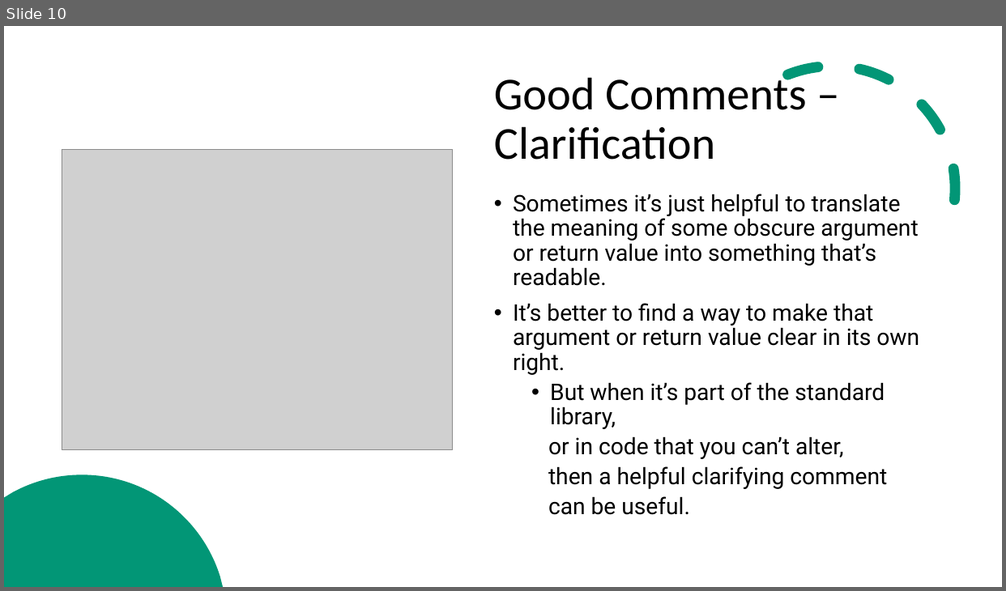
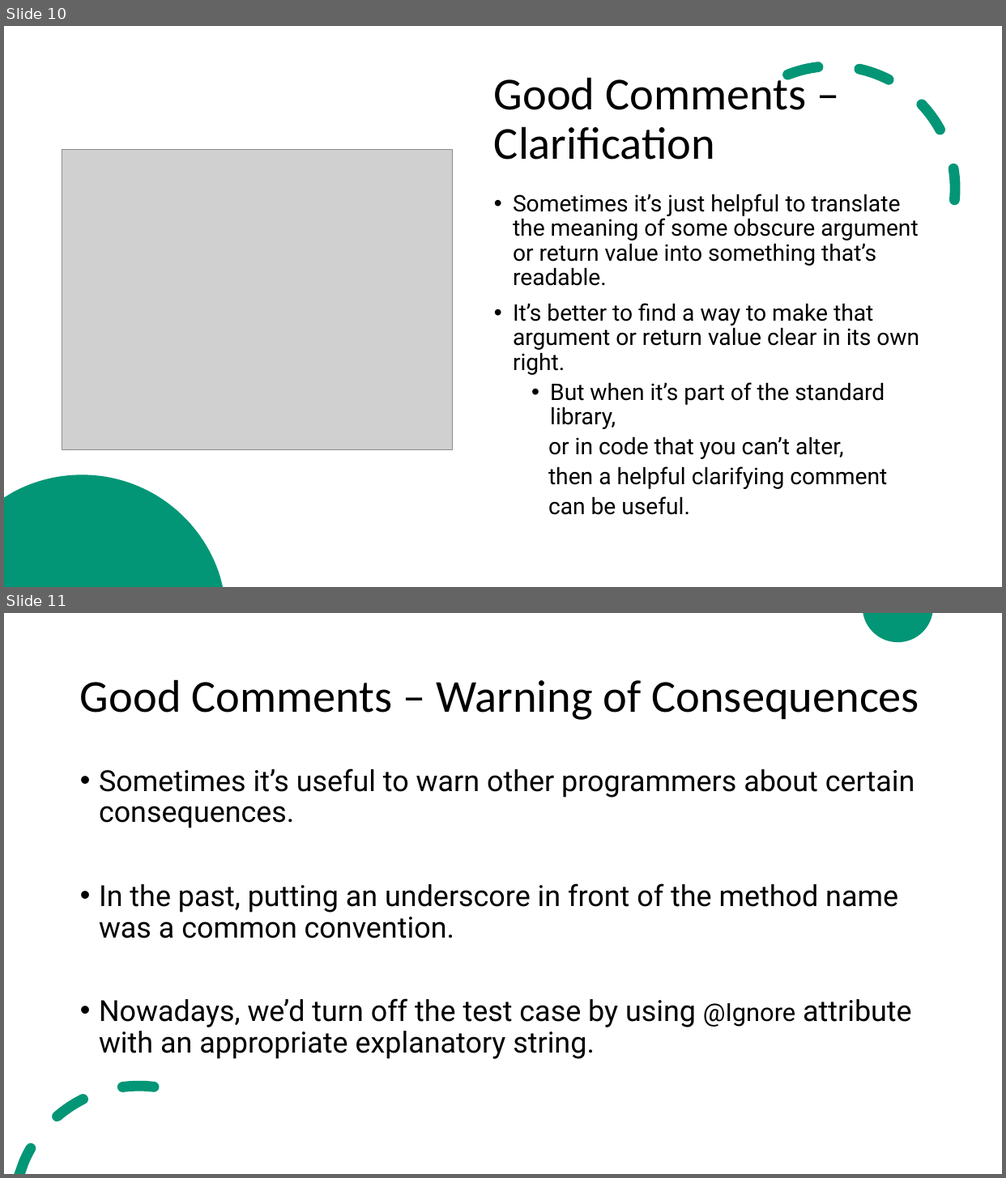
Before and after one commit to ZeinaZayed4/clean-code, a slide deck: Clean Code - Chapter 4.pptx. Shown one above the other, each under a label of ours: slide 10 before the commit, slides 10 and 11 after it. The pictures are 1006x591 and 1006x1178 pixels, drawn with LibreOffice and Linux fonts; fonts in the diff are those of the drawing; grey boxes stand for pictures. Boxes give left, top, right and bottom in pixels: in the first picture for what was removed or moved away, otherwise in the second. Text is boxed around its words. In the diff, an @@ line names an element or a change of style, - is before the commit and + after.

```diff
--- a/Clean Code - Chapter 4.pptx
+++ b/Clean Code - Chapter 4.pptx
@@ slide 11 added at (x1=4, y1=613, x2=1002, y2=1174), background #FFFFFF; not listed: 2 template elements that a slide beside it also shows @@
@@ title added at (x1=80, y1=679, x2=919, y2=720), 44 pt, text #000000 @@
+Good Comments – Warning of Consequences
@@ text added at (x1=99, y1=769, x2=915, y2=1059), 28 pt, text #000000 @@
+• Sometimes it’s useful to warn other programmers about certain consequences.
+• In the past, putting an underscore in front of the method name was a common convention.
+• Nowadays, we’d turn off the test case by using @Ignore attribute with an appropriate explanatory string.
```
Also in this commit, not shown: 7 other slides added.
